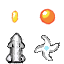
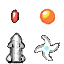
Two versions of the same layered image (64x64). Layer-by-layer changes:
painted on "Background" over 12, 11, 18, 23
painted on "Layer" over 11, 10, 19, 23
added layer "Layer #13" in group "shoot1" over 11, 9, 19, 23
